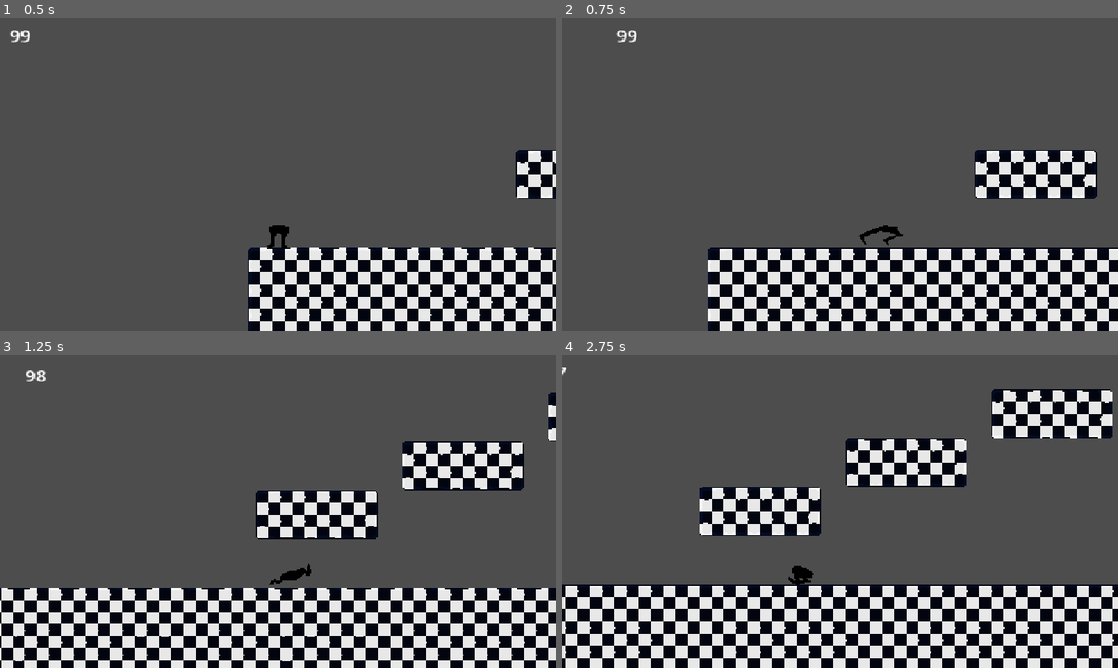
Above: before the commit, frames 1-4 (two rows, left to right).
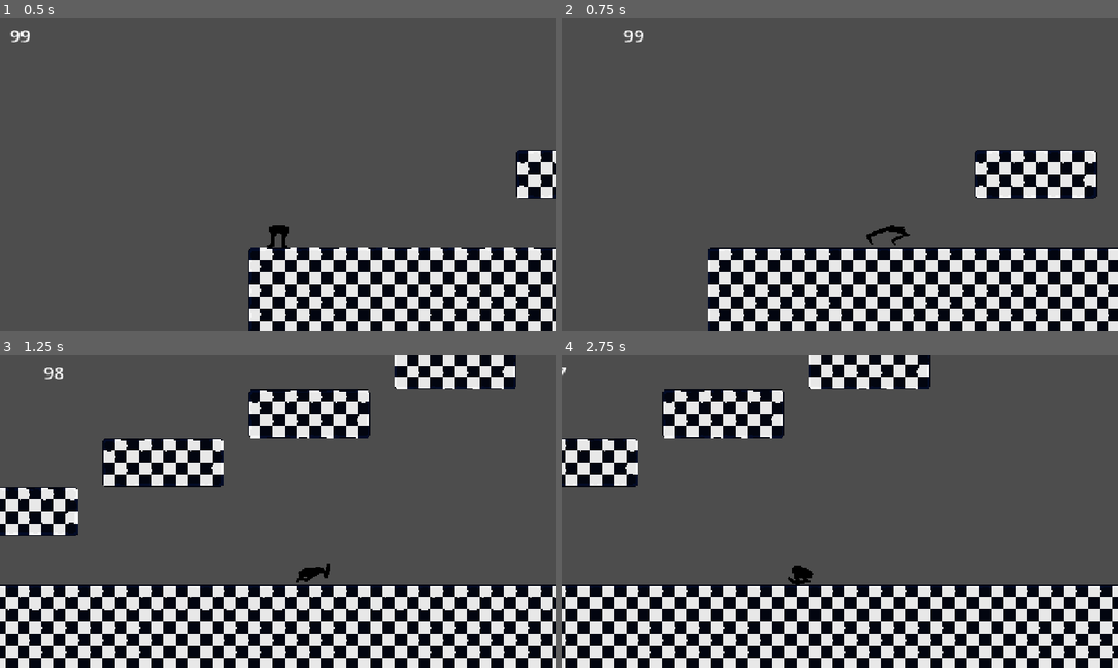
Above: after the commit, the same moments.

Repository: R3pak/GMTK-Game-Jam-2026
Game: Godot game, scene res://scenes/main.tscn
Same seed, same stepped clock (60 frames per second), same inputs: the game is played once before the commit and once after it.
Inputs:
- Up to frame 1 (0.5 s): no input
- Up to frame 2 (0.75 s): tap Enter at 0.5 s; hold D (right) from 0.53 s (still down); hold Shift (run) from 0.53 s (still down); tap E (dash) at 0.6 s
- Up to frame 3 (1.25 s): keep holding D (right); keep holding Shift (run); tap Space (jump) at 0.77 s
- Up to frame 4 (2.75 s): release Shift (run) at 1.28 s; tap Shift (run) at 1.35 s; tap Space (jump) at 1.52 s; tap E (dash) at 1.55, 2.1 s; release D (right) at 2.03 s; hold A (left) from 2.03 s (still down); hold Shift (run) from 2.03 s (still down)

Frame 1 is identical in both runs. In frame 2, 0.8% of the frame differs, in the area x 9-99%, y 4-100%; in frame 3, 35%; in frame 4, 43%, in the area x 0-100%, y 0-100%.

Commit message:
fixed dash

Diff:
--- a/scripts/player.gd
+++ b/scripts/player.gd
@@ -33,13 +33,13 @@
 
 	velocity.y += get_gravity_value() * delta
 	x_input = Input.get_action_strength("right") - Input.get_action_strength("left")
-
-	if x_input == 0:
-		velocity.x = move_toward(velocity.x, 0.0, friction * speed * delta)
-	elif is_running:
-		velocity.x = lerp(velocity.x, x_input * speed, delta * acc)
-	else:
-		velocity.x = x_input * speed
+	if not dashing:
+		if x_input == 0:
+			velocity.x = move_toward(velocity.x, 0.0, friction * speed * delta)
+		elif is_running:
+			velocity.x = lerp(velocity.x, x_input * speed, delta * acc)
+		else:
+			velocity.x = x_input * speed
 
 	health = int($HealthTimer.time_left)
 	$Camera2D/Label.text = str(health)
@@ -63,7 +63,7 @@
 
 	if Input.is_action_just_pressed("dash") and not dashcd:
 			var dash_dir: float = -1.0 if $Sprite.flip_h else 1.0
-			velocity.x = dash_dir * 1800
+			velocity.x = dash_dir * 1500
 			dashcd = true
 			dashing = true
 			$Sprite.play("dash")
